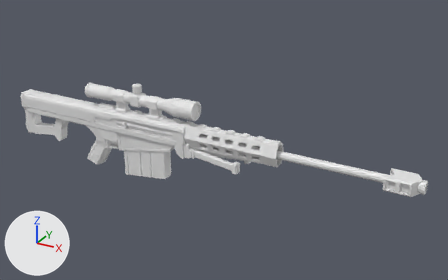
Renders of the Blender file Other stuff/Blender assets/sniperV2.blend from each side of a commit.
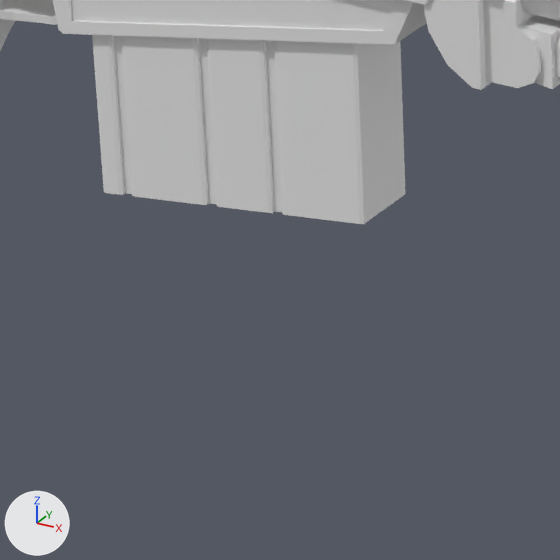
Old and new are each drawn whole from a 50 mm camera at (14.4, -24.92, 13.37) aimed at (0.2, 0.89, 0.46) and again close up on the part from 25% to 43% of the width and 52% to 82% of the height. Every picture has the same lights, and +X, +Y and +Z are marked at lower left.

Script lines for the objects in view, before the commit:
```python
me_cube_003 = bpy.data.meshes.new('Cube.003')
me_cube_003.from_pydata(...)  # 108 vertices, 84 faces; spans x -1.68..1.3, y -1.29..1.29, z -3.84..1.0
me_cube_006 = bpy.data.meshes.new('Cube.006')
me_cube_006.from_pydata(...)  # 148 vertices, 130 faces; spans x -1.0..12.82, y -3.77..3.77, z -1.2..1.2
me_cube_010 = bpy.data.meshes.new('Cube.010')
me_cube_010.from_pydata(...)  # 715 vertices, 589 faces; spans x -18.0..14.9, y -1.2..1.2, z -2.8..5.8
me_cube_010.materials.append(mat_material_001)  # white #e7e7e7
ob_cube_001 = bpy.data.objects.new('Cube.001', me_cube_003)
ob_cube_001.location = (-3.921, 0.0, 0.0)
ob_cube_001.scale = (0.9, 0.246, 0.615)
ob_cube_003 = bpy.data.objects.new('Cube.003', me_cube_006)
ob_cube_003.location = (-1.14, 0.0, -0.114)
ob_cube_003.scale = (0.234, 0.234, 0.234)
ob_cube_006 = bpy.data.objects.new('Cube.006', me_cube_010)
ob_cube_006.location = (-6.132, 0.0, -0.137)
ob_cube_006.scale = (0.344, 0.431, 0.277)
# also in view: 'Cube.007' at (-6.88, 0.0, -1.03)
```
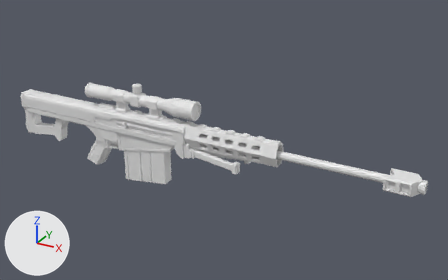
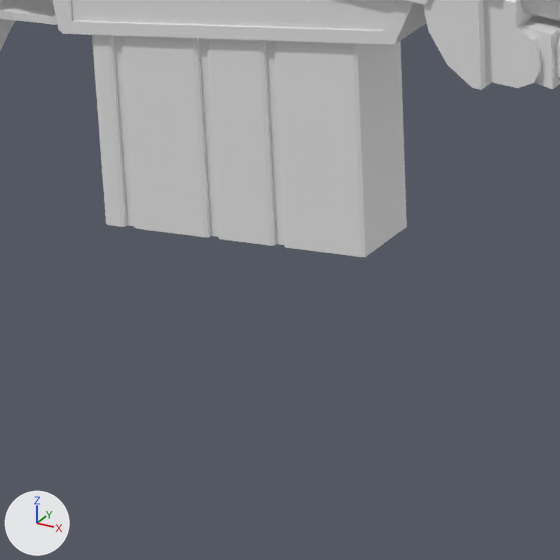
Pixel boxes [x1, y1, x2, y2] of what changed, in the close-ups (560 x 560 px):
'Cube.001', moved
    before: [92, 35, 406, 224]
    after: [92, 35, 407, 257]

Diff of the bpy script that builds the scene:
```diff
--- a/Other stuff/Blender assets/sniperV2.blend.py
+++ b/Other stuff/Blender assets/sniperV2.blend.py
@@ ob_cube_001 @@
 ob_cube_001 = bpy.data.objects.new('Cube.001', me_cube_003)
-ob_cube_001.location = (-3.921, 0.0, 0.0)
+ob_cube_001.location = (-3.921, 0.0, -0.304)
 ob_cube_001.scale = (0.9, 0.246, 0.615)
```
